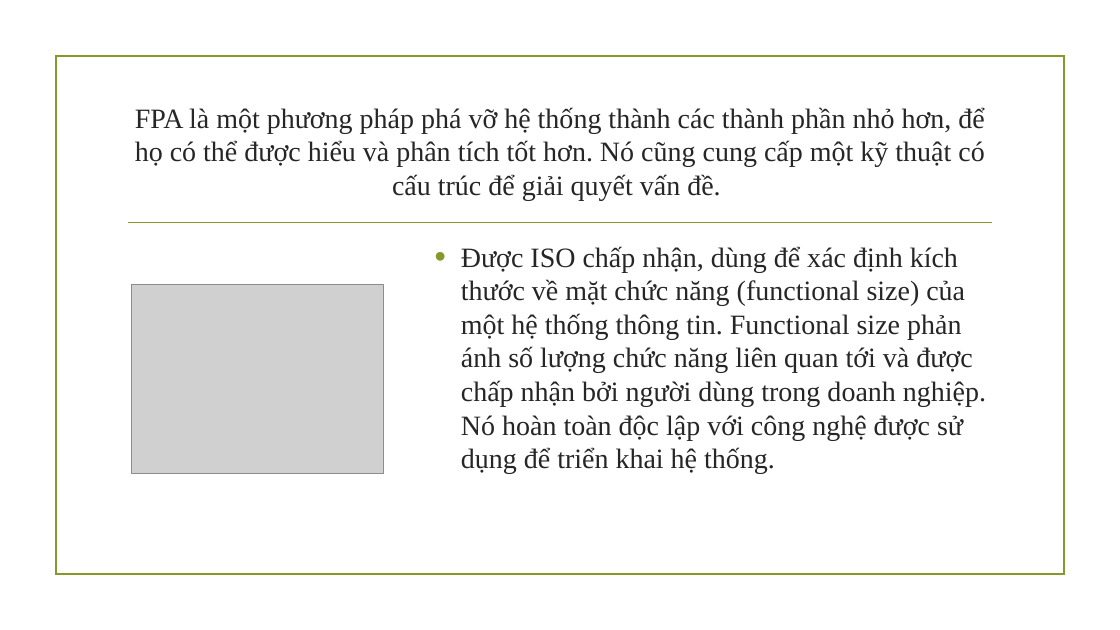
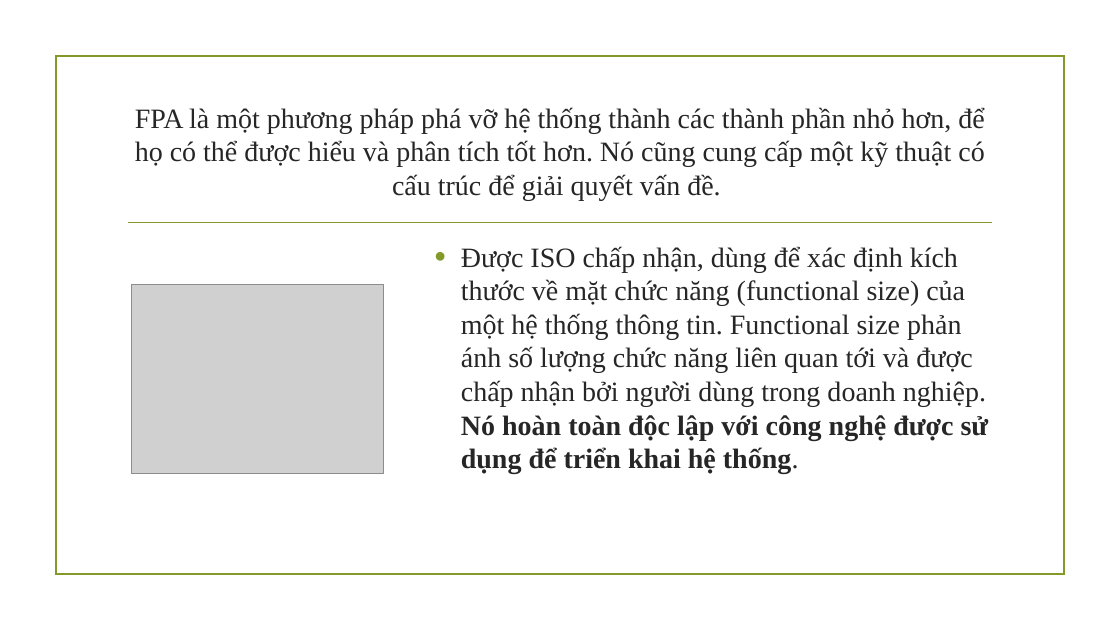
Before and after one commit to NamBang/CEMEM, a slide deck: slide 7 of Funciton-Point .pptx (slide 6 before the commit). Drawn at 1120x630 pixels with LibreOffice and Linux fonts; fonts in the diff are those of the drawing; grey boxes stand for pictures; background and template pictures are left out. Boxes give left, top, right and bottom in pixels: in the first picture for what was removed or moved away, otherwise in the second. Text is boxed around its words. In the diff, an @@ line names an element or a change of style, - is before the commit and + after.

Commit message:
update Function Point

```diff
--- a/Funciton-Point .pptx
+++ b/Funciton-Point .pptx
@@ text "Được ISO chấp nhận, dùng ..." at <box>461,246,989,474</box>: bold on in "Nó hoàn toàn độc lập với công ..." @@
```
Also in this commit, not shown: 4 other slides changed, 1 slide added, 1 slide removed.
